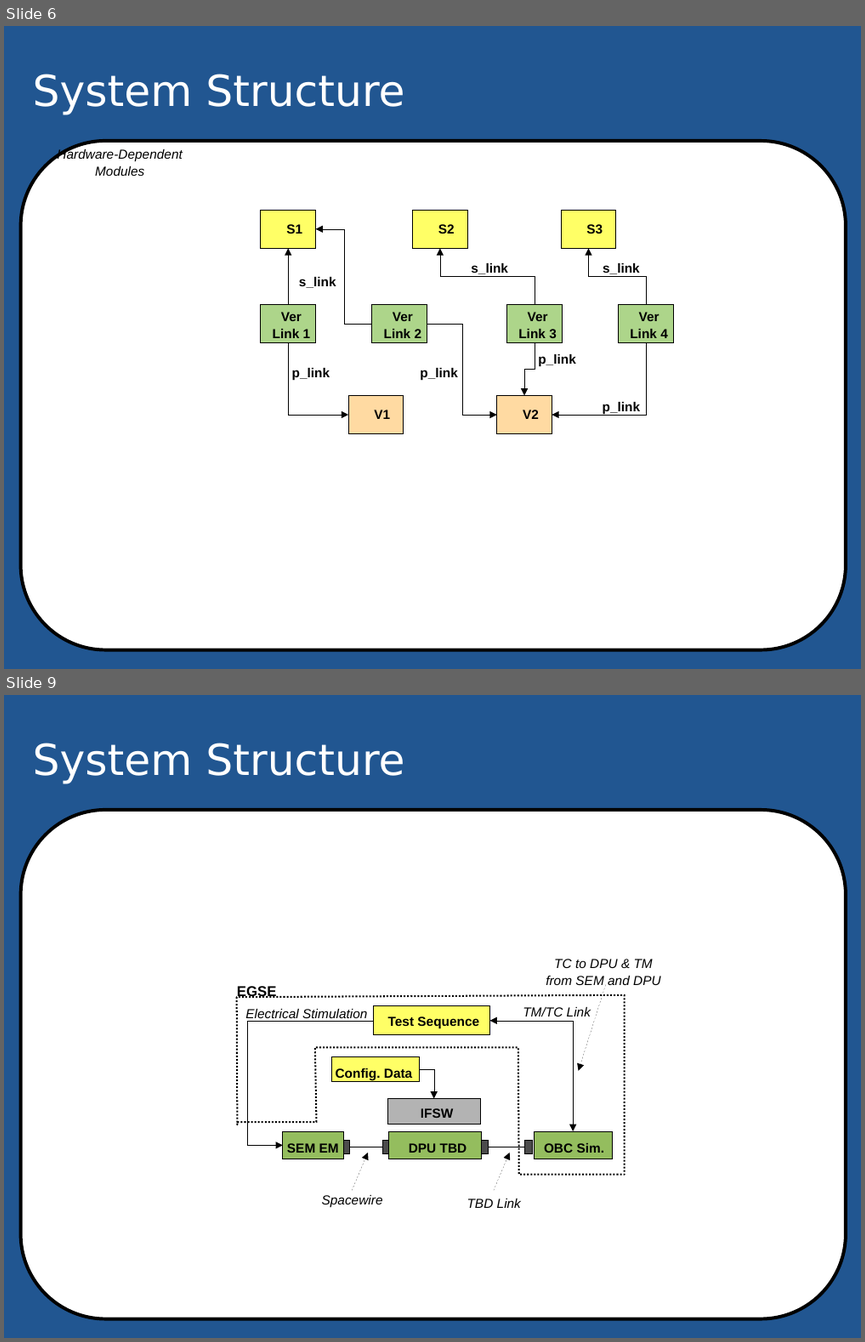
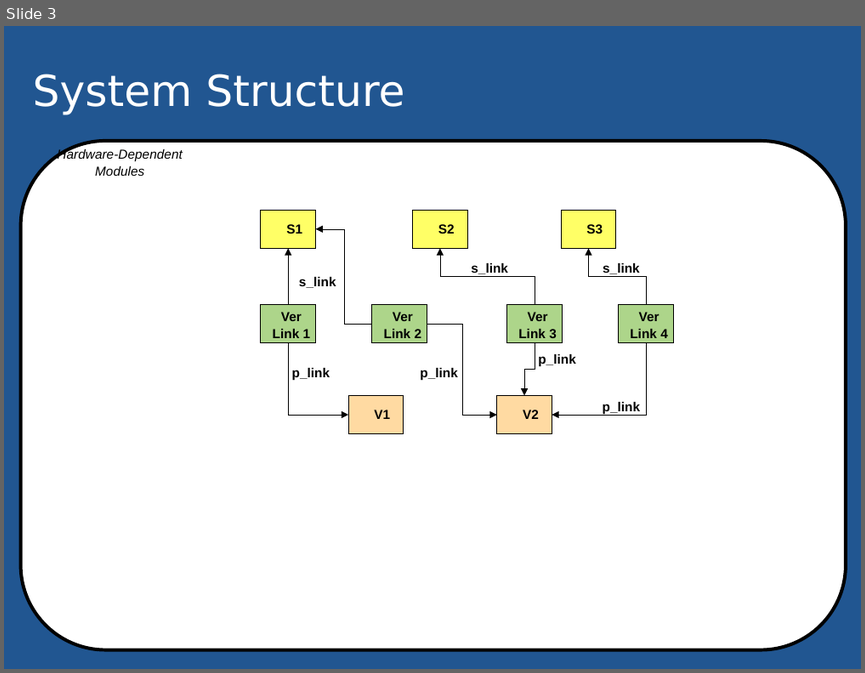
Before and after one commit to pnp-software/cordetfw_editor, a slide deck: editor/static/odp/Figures.odp. Shown one above the other, each under a label of ours: slides 6 and 9 before the commit, slide 3 after it; the slides between them are not shown. The pictures are 865x1342 and 865x673 pixels, drawn with LibreOffice and Linux fonts; fonts in the diff are those of the drawing; background and template pictures are left out. Boxes give left, top, right and bottom in pixels: in the first picture for what was removed or moved away, otherwise in the second. Text is boxed around its words. In the diff, an @@ line names an element or a change of style, - is before the commit and + after.

```diff
--- a/editor/static/odp/Figures.odp
+++ b/editor/static/odp/Figures.odp
@@ slide 9 removed at [4, 695, 861, 1338], background #215691; not listed: 1 template element that a slide beside it also shows @@
@@ title removed at [33, 743, 404, 784] @@
-System Structure
@@ text removed at [545, 959, 661, 985] @@
-TC to DPU & TM
-from SEM and DPU
@@ freeform shape removed at [237, 995, 624, 1174] @@
@@ text removed at [237, 986, 277, 998] @@
-EGSE
@@ arrow removed from (606, 985) to (578, 1071) @@
@@ text removed at [245, 1009, 367, 1021] @@
-Electrical Stimulation
@@ elbow arrow removed from (373, 1021) to (283, 1145) @@
@@ rectangle removed at [373, 1006, 490, 1035] @@
@@ text removed at [388, 1016, 479, 1028] @@
-Test Sequence
@@ elbow double arrow removed from (490, 1021) to (573, 1131) @@
@@ text removed at [522, 1007, 590, 1016] @@
-TM/TC Link
@@ rectangle removed at [331, 1057, 419, 1083] @@
@@ text removed at [336, 1068, 412, 1080] @@
-Config. Data
@@ elbow arrow removed from (419, 1069) to (434, 1099) @@
@@ rectangle removed at [387, 1099, 479, 1124] @@
@@ text removed at [420, 1108, 453, 1117] @@
-IFSW
@@ rectangle removed at [283, 1131, 343, 1158] @@
@@ text removed at [287, 1143, 339, 1152] @@
-SEM EM
@@ rectangle removed at [342, 1140, 350, 1154] @@
@@ elbow line removed from (350, 1147) to (383, 1147) @@
@@ arrow removed from (352, 1191) to (368, 1152) @@
@@ rectangle removed at [383, 1140, 391, 1154] @@
@@ rectangle removed at [389, 1131, 481, 1158] @@
@@ text removed at [409, 1143, 467, 1152] @@
-DPU TBD
@@ rectangle removed at [480, 1140, 488, 1154] @@
@@ elbow line removed from (488, 1147) to (525, 1147) @@
@@ arrow removed from (494, 1191) to (510, 1152) @@
@@ rectangle removed at [525, 1140, 533, 1154] @@
@@ rectangle removed at [534, 1131, 612, 1158] @@
@@ text removed at [544, 1143, 605, 1152] @@
-OBC Sim.
@@ text removed at [322, 1195, 383, 1207] @@
-Spacewire
@@ text removed at [467, 1198, 521, 1208] @@
-TBD Link
@@ what was slide 6 is now slide 3 @@
```
Also in this commit, not shown: 1 slide changed, 6 other slides removed, 2 other files.
